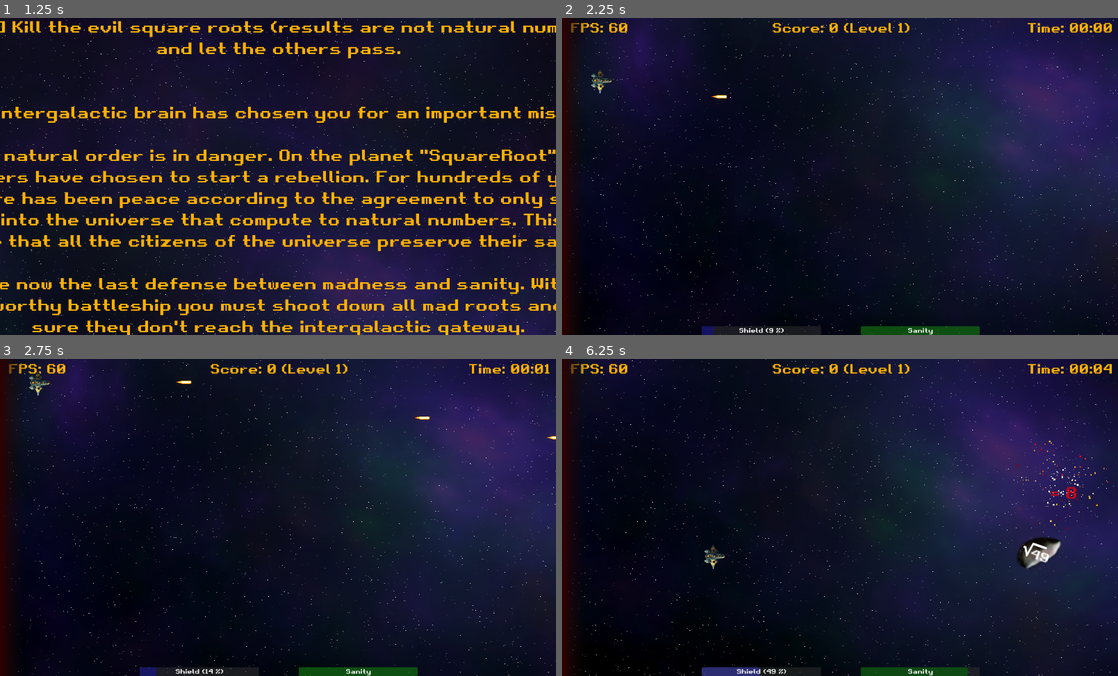
Above: before the commit, frames 1-4 (two rows, left to right).
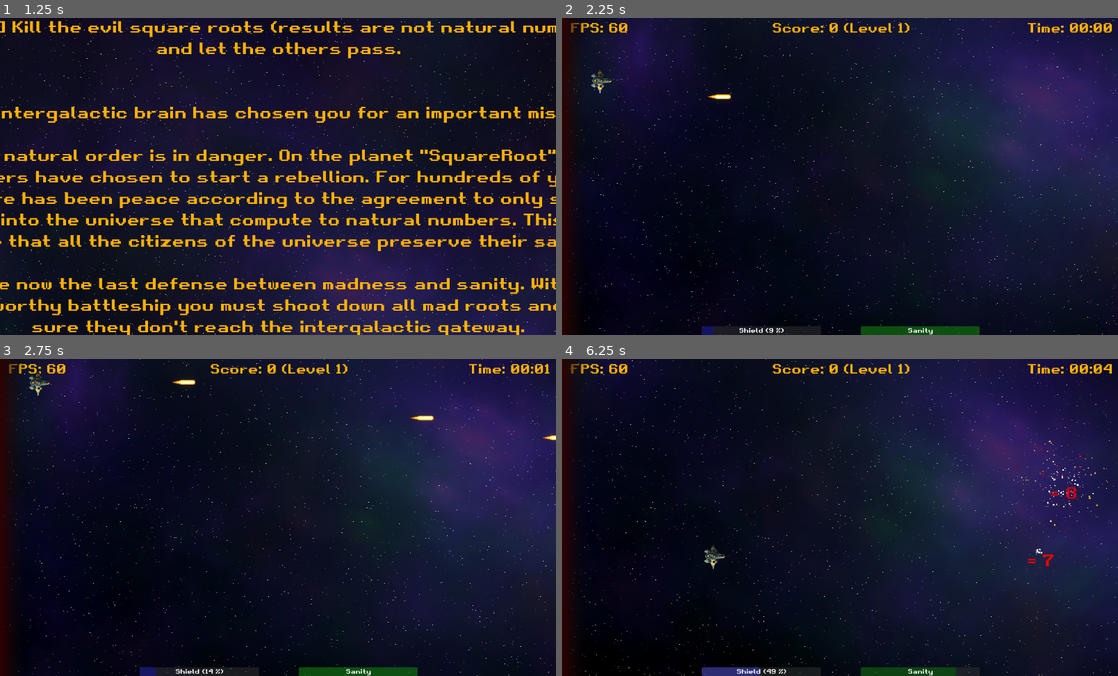
Above: after the commit, the same moments.

Repository: gingerr/ggj-2023-roots-one
Game: Godot game, scene res://MainMenu.tscn
The game is run twice, just before and just after one commit, with the same random seed, the same clock (stepped at 60 frames per second) and the same inputs.
Inputs:
- Up to frame 1 (1.25 s): click "New Game" at 0.5 s
- Up to frame 2 (2.25 s): tap Enter (ui_accept) at 1.25, 2.1 s; hold Enter (ui_accept) 1.28-2.03 s; hold Up (ui_up) from 1.28 s (still down)
- Up to frame 3 (2.75 s): keep holding Up (ui_up); tap Enter (ui_accept) at 2.27, 2.57 s
- Up to frame 4 (6.25 s): release Up (ui_up) at 2.78 s; hold Enter (ui_accept) 2.78-3.53 s; hold Left (ui_left) 2.78-4.28 s; tap Enter (ui_accept) at 3.6, 3.77, 4.07, 5.1, 5.27, 5.57 s; hold Down (ui_down) 4.28-5.03 s; hold Enter (ui_accept) 4.28-5.03 s; hold Right (ui_right) 5.03-5.78 s; hold Up (ui_up) from 5.78 s (still down); hold Enter (ui_accept) from 5.78 s (still down)

Frame 1 is identical in both runs. In frame 2, less than 0.1% of the frame differs, in the area x 26-31%, y 24-26%; in frame 3, 0.1%; in frame 4, 0.6%, in the area x 70-90%, y 56-100%.

Commit message:
.

Diff:
--- a/Intro.gd
+++ b/Intro.gd
@@ -10,6 +10,7 @@
 	if event.get('pressed') and event.pressed:
 		get_tree().change_scene_to_file("res://Game.tscn")
 
+
 func load_text_file(path):
 	var file = FileAccess.open(path, FileAccess.READ)
 	if file.get_error() != OK:
--- a/player/Bullet.tscn
+++ b/player/Bullet.tscn
@@ -6,11 +6,11 @@
 
 [node name="Bullet" type="Area2D"]
 modulate = Color(1.3, 1, 1, 1)
+scale = Vector2(0.9, 0.9)
 script = ExtResource("1_3quuj")
 
 [node name="Sprite2D" type="Sprite2D" parent="."]
 position = Vector2(0, -1)
-scale = Vector2(0.03, 0.03)
 texture = ExtResource("2_4evvn")
 
 [node name="ShootSound" type="AudioStreamPlayer2D" parent="."]
@@ -19,4 +19,6 @@
 pitch_scale = 0.75
 
 [node name="CollisionPolygon2D" type="CollisionPolygon2D" parent="."]
+position = Vector2(0.555561, 0.993057)
+scale = Vector2(1.61458, 1.60417)
 polygon = PackedVector2Array(-20, -3, -5, -6, 18, -6, 20, -3, 20, 1, 18, 4, -6, 4, -20, 1)
--- a/player/Player.gd
+++ b/player/Player.gd
@@ -83,7 +83,7 @@
 	if (health <= 0):
 		return
 
-	if Input.is_action_pressed("ui_accept"):
+	if Input.is_action_just_pressed("ui_accept"):
 		action_shoot()
 		emit_signal("shoot", Bullet, rotation, position)
 
Binary file changed: player/res/bullet.png
